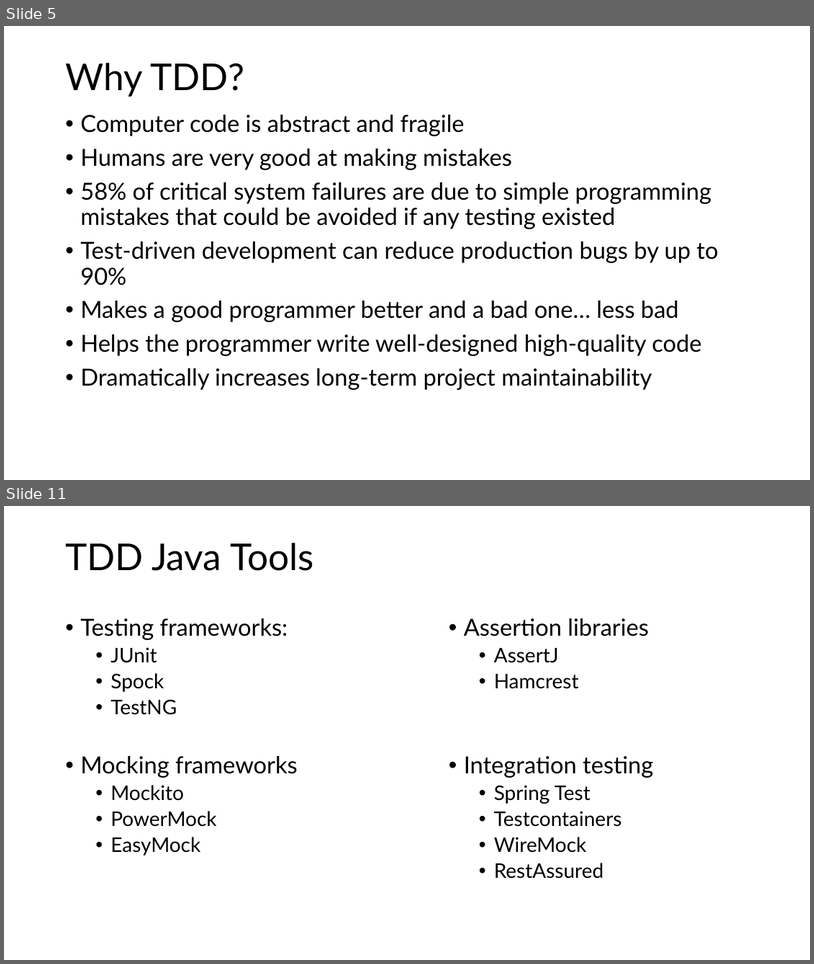
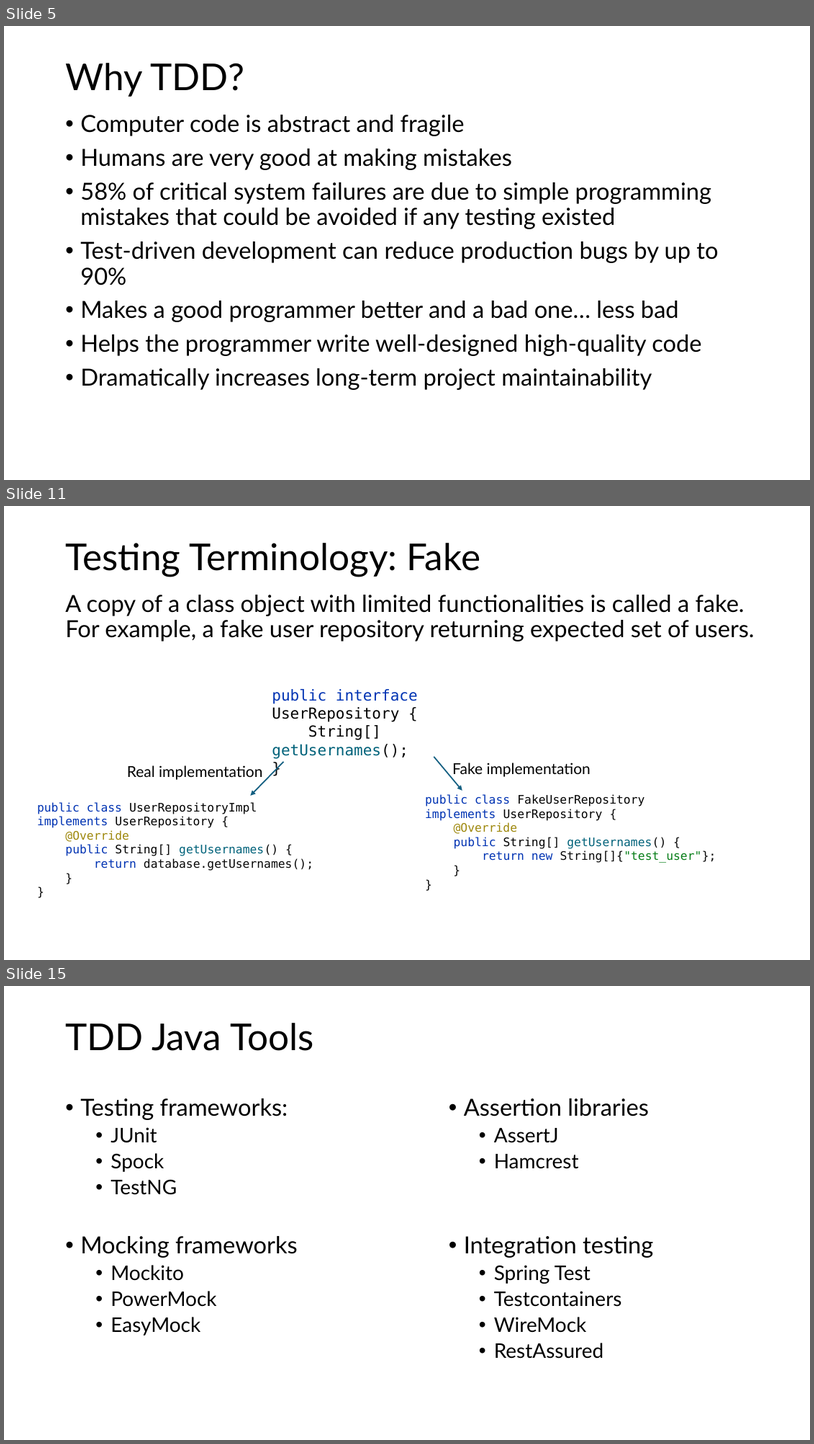
Before and after one commit to G2HJei/tdd-birthday-emails, a slide deck: Test-Driven Development.pptx. Shown one above the other, each under a label of ours: slides 5 and 11 before the commit, slides 5, 11 and 15 after it; the slides between them are not shown. The pictures are 814x964 and 814x1444 pixels, drawn with LibreOffice and Linux fonts; fonts in the diff are those of the drawing. Boxes give left, top, right and bottom in pixels: in the first picture for what was removed or moved away, otherwise in the second. Text is boxed around its words. In the diff, an @@ line names an element or a change of style, - is before the commit and + after.

```diff
--- a/Test-Driven Development.pptx
+++ b/Test-Driven Development.pptx
@@ slide 11 added at <box>4,506,810,960</box>, background #FFFFFF @@
@@ text added at <box>65,543,481,577</box>, 44 pt, text #000000 @@
+Testing Terminology: Fake
@@ text added at <box>65,595,755,641</box>, 28 pt, text #000000 @@
+A copy of a class object with limited functionalities is called a fake. For example, a fake user repository returning expected set of users.
@@ text added at <box>272,689,418,759</box>, 18 pt, text #000000 @@
+public interface UserRepository {
+String[] getUsernames();
+}
@@ arrow added from (284, 762) to (251, 795), #156082 1.5 pt @@
@@ arrow added from (434, 757) to (463, 790), #156082 1.5 pt @@
@@ text added at <box>453,762,591,777</box>, 18 pt, text #000000 @@
+Fake implementation
@@ text added at <box>127,765,262,780</box>, 18 pt, text #000000 @@
+Real implementation
@@ text added at <box>37,802,314,870</box>, 14 pt, text #000000 @@
+public class UserRepositoryImpl implements UserRepository {
+@Override
+public String[] getUsernames() {
+return database.getUsernames();
+}
+}
@@ text added at <box>425,794,717,862</box>, 14 pt, text #000000 @@
+public class FakeUserRepository implements UserRepository {
+@Override
+public String[] getUsernames() {
+return new String[]{"test_user"};
+}
+}
@@ what was slide 11 is now slide 15 @@
```
Also in this commit, not shown: 7 slides changed, 4 other slides added, 1 slide removed, 1 other file.
